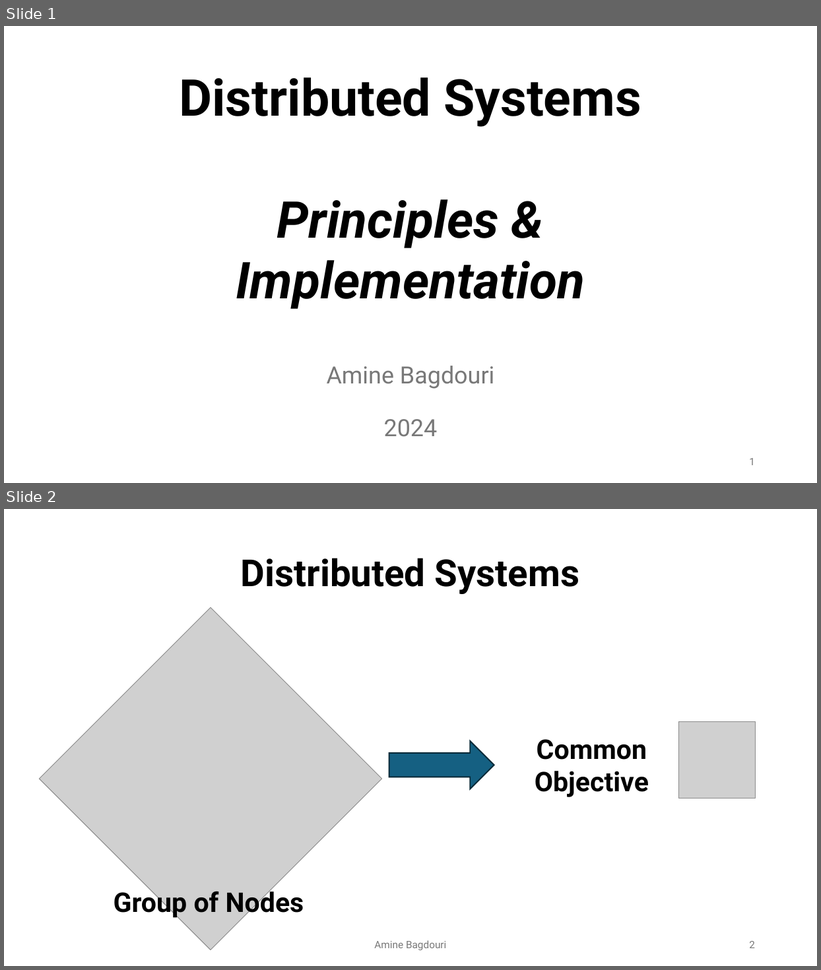
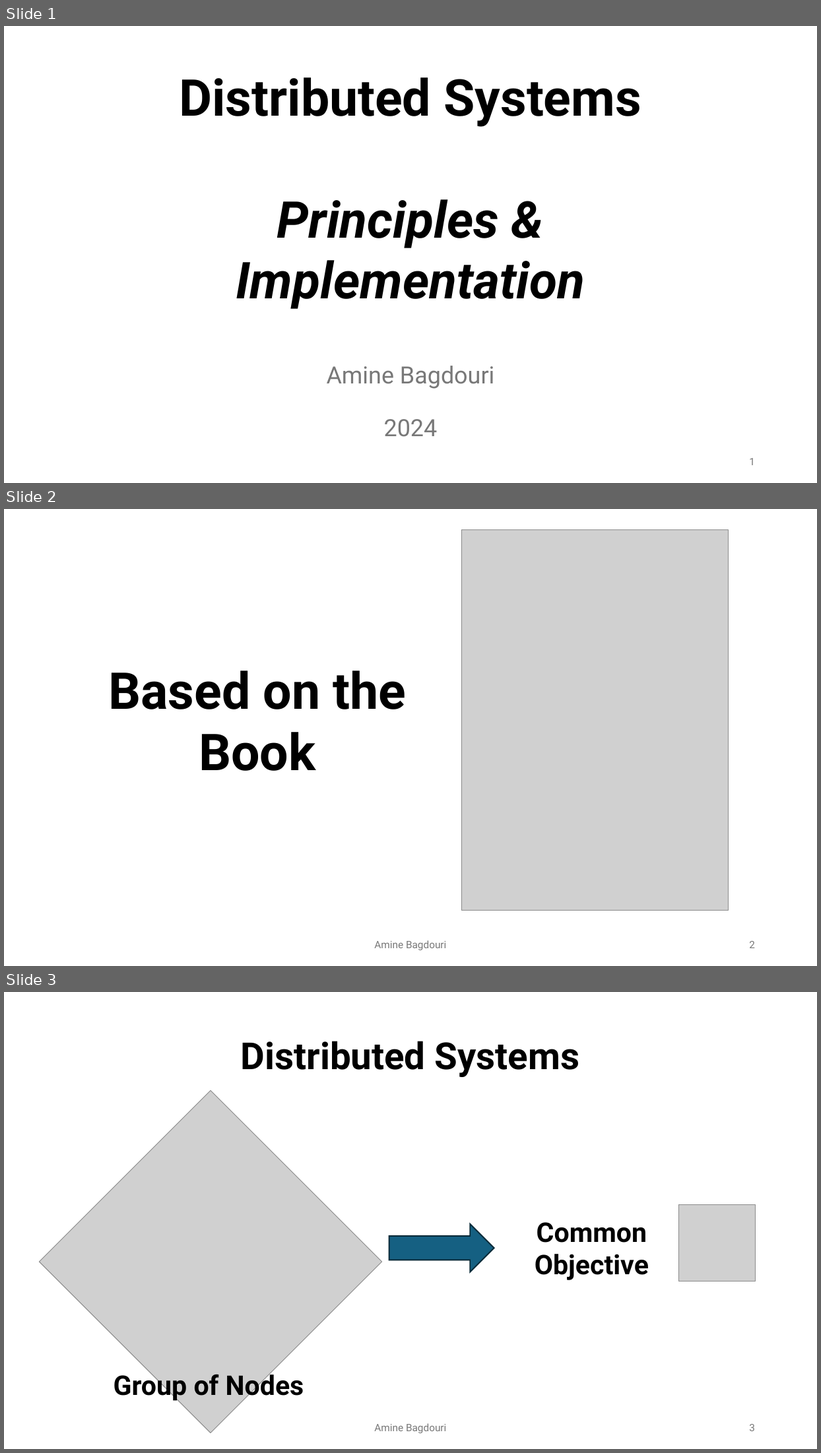
Before and after one commit to aminebag/distributed_systems, a slide deck: distributed_architectures.pptx. Shown one above the other, each under a label of ours: slides 1 and 2 before the commit, slides 1, 2 and 3 after it. The pictures are 821x970 and 821x1453 pixels, drawn with LibreOffice and Linux fonts; fonts in the diff are those of the drawing; grey boxes stand for pictures. Boxes give left, top, right and bottom in pixels: in the first picture for what was removed or moved away, otherwise in the second. Text is boxed around its words. In the diff, an @@ line names an element or a change of style, - is before the commit and + after.

```diff
--- a/distributed_architectures.pptx
+++ b/distributed_architectures.pptx
@@ slide 2 added at [4, 509, 817, 966], background #FFFFFF @@
@@ picture added at [461, 529, 729, 911] @@
@@ text added at [109, 671, 406, 771], 60 pt, text #000000, bold @@
+Based on the Book
@@ text added at [374, 941, 446, 951], 12 pt, text #797979 @@
+Amine Bagdouri
@@ page number added at [749, 941, 755, 949], 12 pt, text #797979 @@
+2
@@ what was slide 2 is now slide 3 @@
@@ page number at [749, 1424, 755, 1432]: text changed @@
-2
+3
```
Also in this commit, not shown: 1 slide changed, 11 other slides added, 1 other file.
